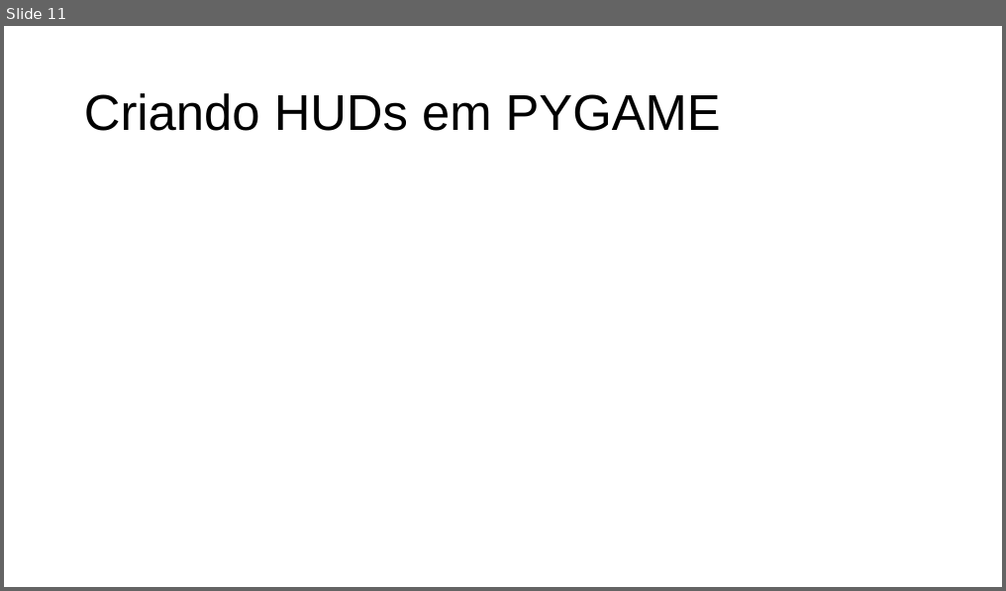
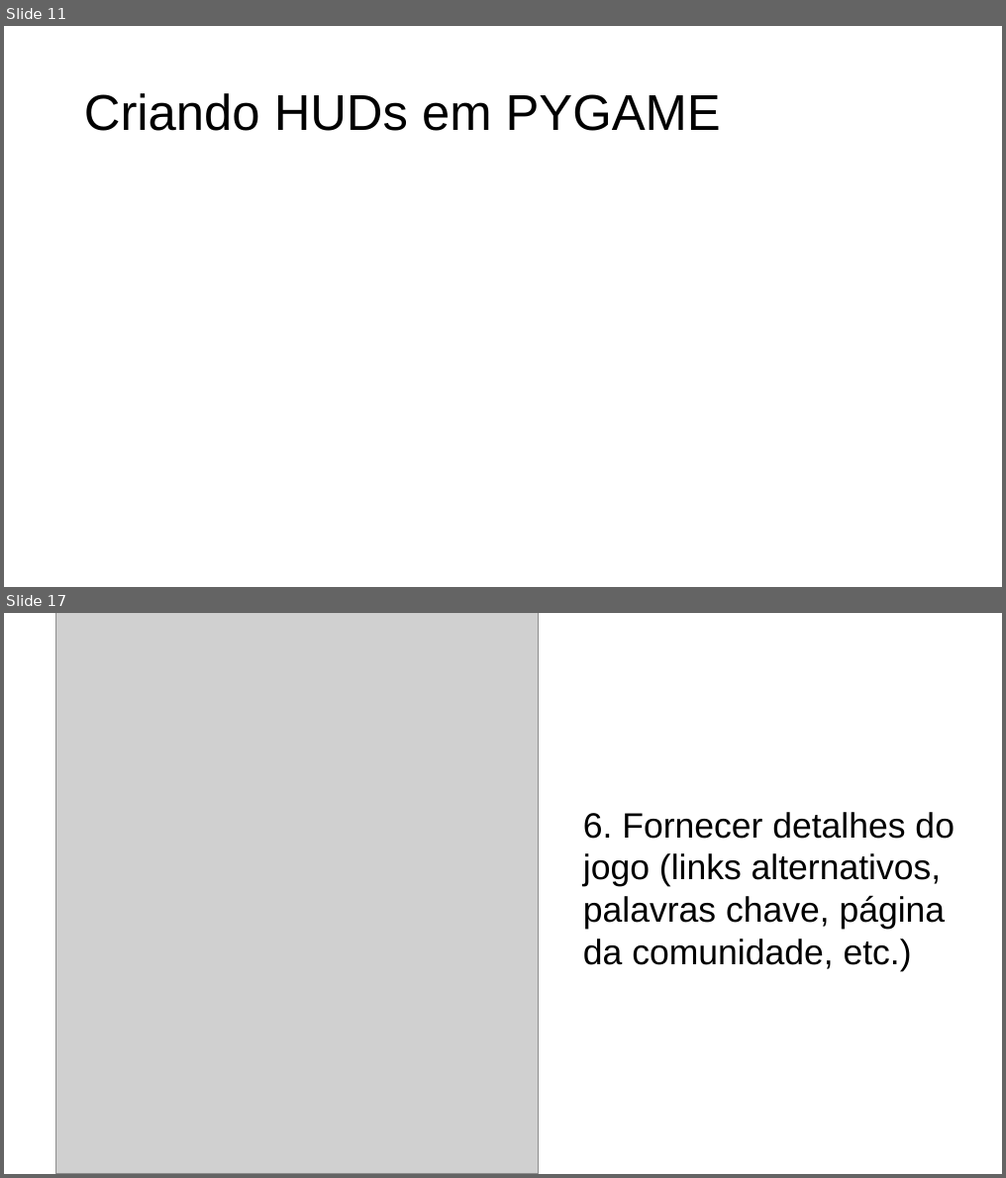
Before and after one commit to Victor7095/flappy-bird-pygame, a slide deck: slide_flappy_bird.pdf.odp. Shown one above the other, each under a label of ours: slide 11 before the commit, slides 11 and 17 after it; the slides between them are not shown. The pictures are 1006x591 and 1006x1178 pixels, drawn with LibreOffice and Linux fonts; fonts in the diff are those of the drawing; grey boxes stand for pictures. Boxes give left, top, right and bottom in pixels: in the first picture for what was removed or moved away, otherwise in the second. Text is boxed around its words. In the diff, an @@ line names an element or a change of style, - is before the commit and + after.

```diff
--- a/slide_flappy_bird.pdf.odp
+++ b/slide_flappy_bird.pdf.odp
@@ slide 17 added at (4, 613, 1002, 1174), background #FFFFFF @@
@@ picture added at (55, 613, 540, 1174) @@
@@ text added at (583, 812, 954, 971), 28 pt, text #000000 @@
+6. Fornecer detalhes do jogo (links alternativos, palavras chave, página da comunidade, etc.)
```
Also in this commit, not shown: 9 slides changed, 6 other slides added.
